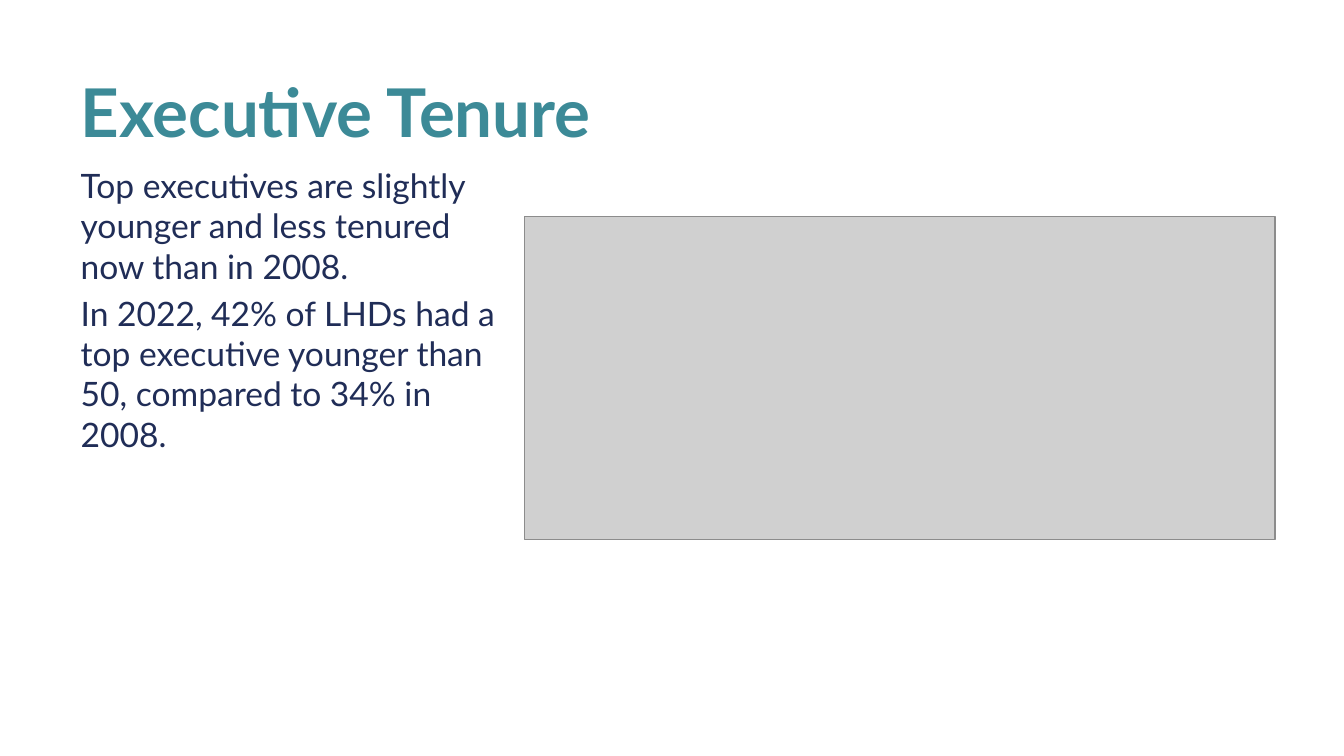
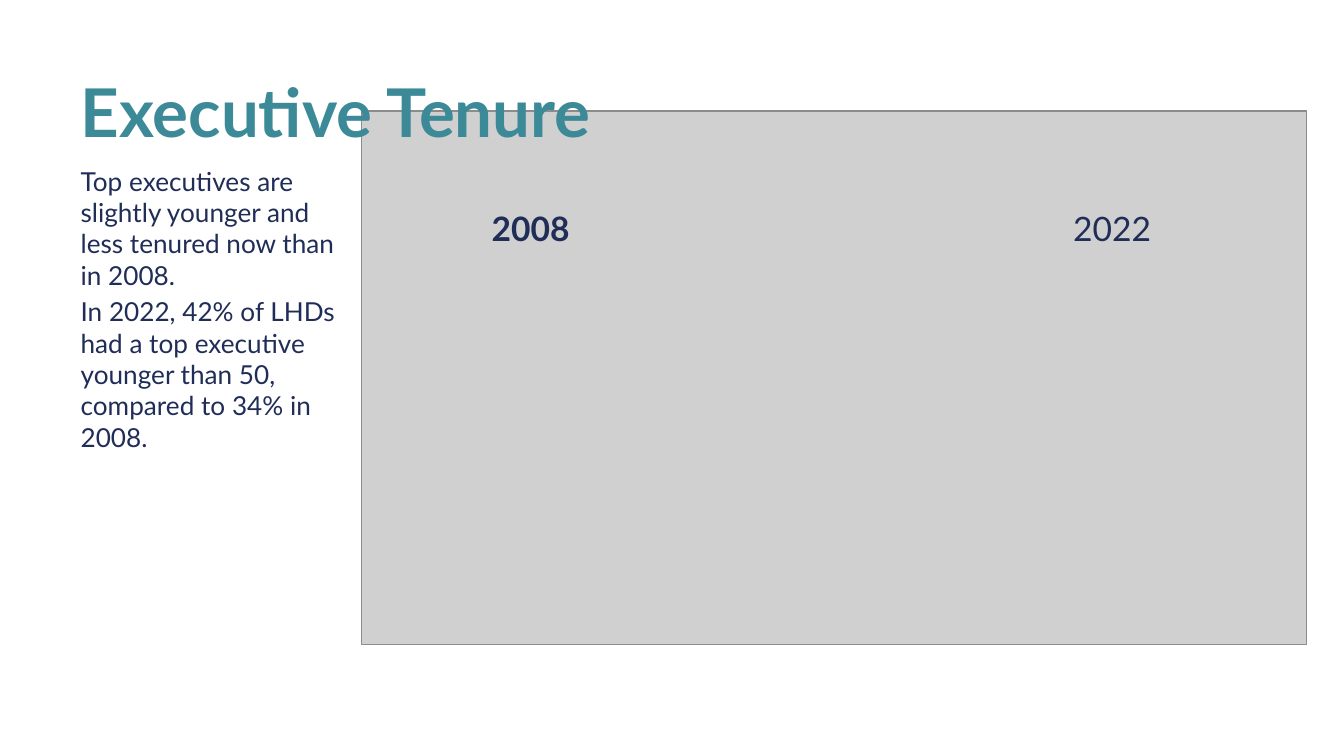
Before and after one commit to madocalder/nacchoProfile, a slide deck: slide 9 of inst/app/www/Profile2022KeyFindings.pptx. Drawn at 1344x756 pixels with LibreOffice and Linux fonts; fonts in the diff are those of the drawing; grey boxes stand for pictures; background and template pictures are left out. Boxes give left, top, right and bottom in pixels: in the first picture for what was removed or moved away, otherwise in the second. Text is boxed around its words. In the diff, an @@ line names an element or a change of style, - is before the commit and + after.

```diff
--- a/inst/app/www/Profile2022KeyFindings.pptx
+++ b/inst/app/www/Profile2022KeyFindings.pptx
@@ picture: place and size @@
-picture at (524, 216, 1274, 539)
+picture at (362, 112, 1306, 645)
@@ text "Top executives are slightly younger ..." at (81, 172, 334, 448): size 18 to 14 pt @@
@@ text added at (492, 216, 570, 242), 18 pt, text #202D57, bold @@
+2008
@@ text added at (1073, 216, 1151, 241), 18 pt, text #202D57 @@
+2022
```
Also in this commit, not shown: 7 other slides changed, 37 other files.
